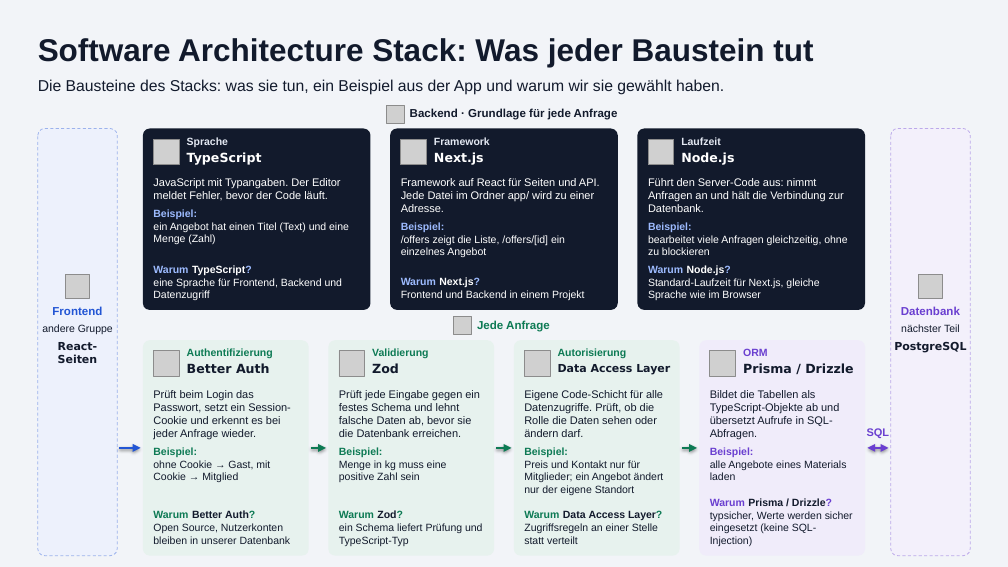
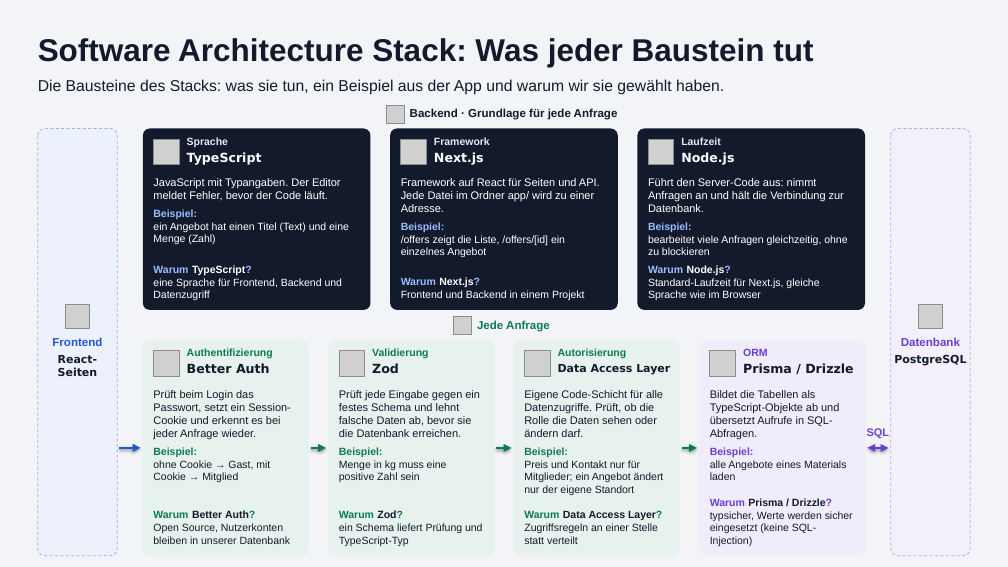
Before and after one commit to lu4k87/__project_applied_research, a slide deck: slide 2 of Praesentation/folien/App-Architektur.pptx. Drawn at 1008x567 pixels with LibreOffice and Linux fonts; fonts in the diff are those of the drawing; grey boxes stand for pictures. Boxes give left, top, right and bottom in pixels: in the first picture for what was removed or moved away, otherwise in the second. Text is boxed around its words. In the diff, an @@ line names an element or a change of style, - is before the commit and + after.

```diff
--- a/Praesentation/folien/App-Architektur.pptx
+++ b/Praesentation/folien/App-Architektur.pptx
@@ text at [42, 324, 113, 334]: paragraph removed @@
-andere Gruppe
@@ picture: place and size @@
-picture at [65, 274, 89, 298]
+picture at [65, 304, 89, 328]
@@ text at [901, 324, 960, 332]: paragraph removed @@
-nächster Teil
@@ picture: place and size @@
-picture at [919, 274, 943, 298]
+picture at [919, 304, 943, 328]
@@ text "Frontend": place and size @@
-text "Frontend" at [42, 306, 113, 363]
+text "Frontend" at [52, 337, 102, 376]
@@ text "Datenbank": place and size @@
-text "Datenbank" at [894, 306, 966, 353]
+text "Datenbank" at [894, 337, 966, 366]
```
Also in this commit, not shown: 4 other files.
